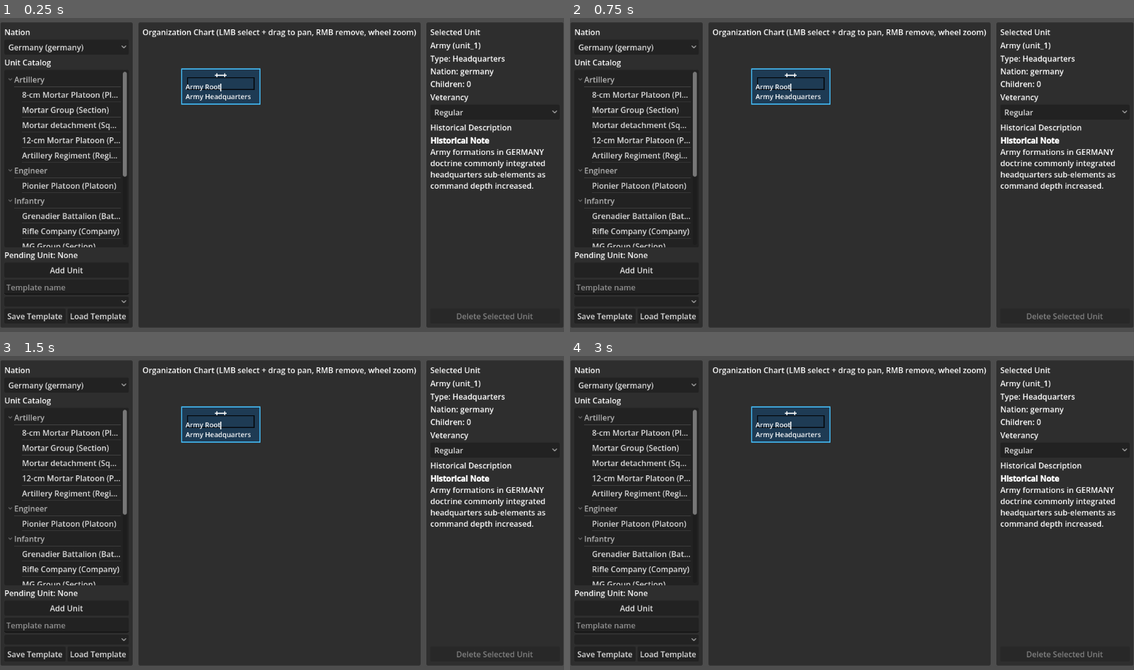
Above: before the commit, frames 1-4 (two rows, left to right).
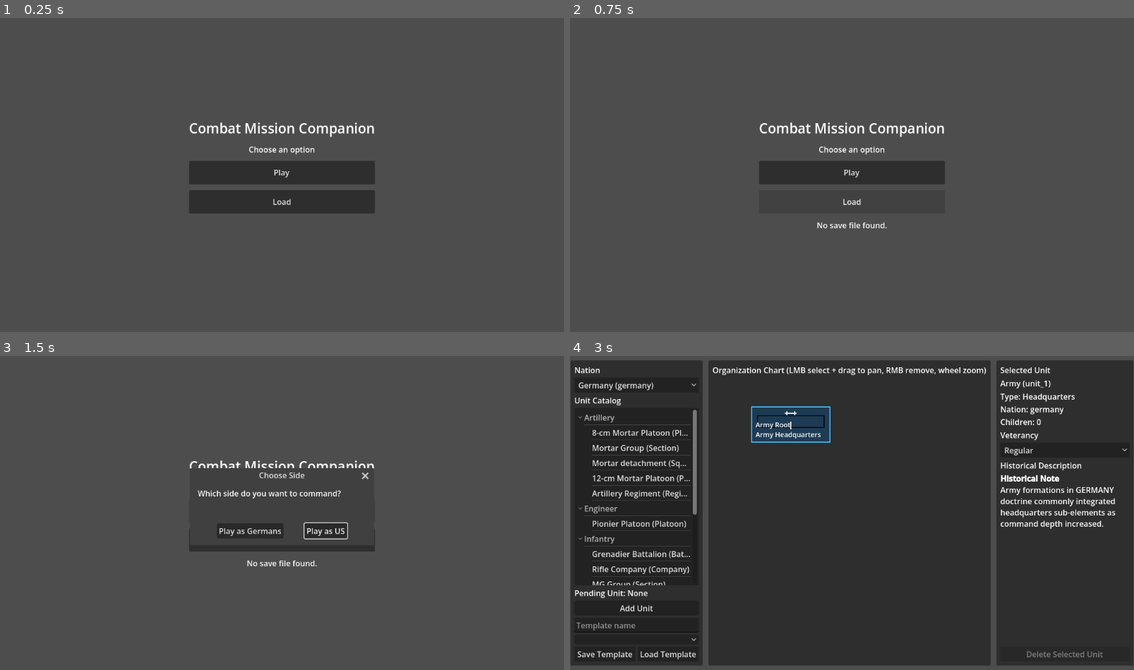
Above: after the commit, the same moments.

Repository: cpt-miche/Combat-Mission-Companion
Game: Godot game, scene res://scenes/Main.tscn
Same seed, same stepped clock (60 frames per second), same inputs: the game is played once before the commit and once after it.
Inputs (mouse positions are in pixels of both pictures, inside the frame that each line leads up to):
- Up to frame 1 (0.25 s): no input
- Up to frame 2 (0.75 s): click (852, 203) at 0.5 s, where only the run after the commit has a clickable "Load"
- Up to frame 3 (1.5 s): click (282, 509) at 1.25 s, where only the run after the commit has a clickable "Play"
- Up to frame 4 (3 s): click (852, 509) at 2 s, where only the run after the commit has a clickable "Play"; click (818, 531) at 2.75 s, where only the run after the commit has a clickable "Play as Germans"

The runs differ from the first frame. In frame 1, 88% of the frame differs, in the area x 0-100%, y 1-99%; in frame 2, 88%; in frame 3, 84%; in frame 4, nothing differs.

Commit message:
Add main menu with play/load flow and nation selection

Diff:
--- a/scenes/Main.gd
+++ b/scenes/Main.gd
@@ -3,6 +3,7 @@
 @onready var screen_container: Control = $ScreenContainer
 
 const PHASE_SCENES := {
+	GameState.Phase.MAIN_MENU: preload("res://scenes/main_menu/MainMenuScreen.tscn"),
 	GameState.Phase.DIVISION_BUILDER: preload("res://scenes/division_builder/DivisionBuilderScreen.tscn"),
 	GameState.Phase.MAP_SETUP: preload("res://scenes/map_setup/MapSetupScreen.tscn"),
 	GameState.Phase.DEPLOYMENT_P1: preload("res://scenes/screens/DeploymentP1Screen.tscn"),
--- /dev/null
+++ b/scenes/main_menu/MainMenuScreen.tscn
@@ -0,0 +1,77 @@
+[gd_scene load_steps=2 format=3]
+
+[ext_resource type="Script" path="res://scripts/ui/main_menu/MainMenuScreen.gd" id="1_main"]
+
+[node name="MainMenuScreen" type="Control"]
+layout_mode = 3
+anchors_preset = 15
+anchor_right = 1.0
+anchor_bottom = 1.0
+grow_horizontal = 2
+grow_vertical = 2
+script = ExtResource("1_main")
+
+[node name="RootMargin" type="MarginContainer" parent="."]
+layout_mode = 1
+anchors_preset = 15
+anchor_right = 1.0
+anchor_bottom = 1.0
+offset_left = 24.0
+offset_top = 24.0
+offset_right = -24.0
+offset_bottom = -24.0
+grow_horizontal = 2
+grow_vertical = 2
+
+[node name="CenterVBox" type="VBoxContainer" parent="RootMargin"]
+layout_mode = 2
+size_flags_horizontal = 4
+size_flags_vertical = 4
+alignment = 1
+theme_override_constants/separation = 12
+
+[node name="Title" type="Label" parent="RootMargin/CenterVBox"]
+layout_mode = 2
+horizontal_alignment = 1
+theme_override_font_sizes/font_size = 28
+text = "Combat Mission Companion"
+
+[node name="Subtitle" type="Label" parent="RootMargin/CenterVBox"]
+layout_mode = 2
+horizontal_alignment = 1
+text = "Choose an option"
+
+[node name="PlayButton" type="Button" parent="RootMargin/CenterVBox"]
+unique_name_in_owner = true
+custom_minimum_size = Vector2(220, 48)
+layout_mode = 2
+text = "Play"
+
+[node name="LoadButton" type="Button" parent="RootMargin/CenterVBox"]
+unique_name_in_owner = true
+custom_minimum_size = Vector2(220, 48)
+layout_mode = 2
+text = "Load"
+
+[node name="StatusLabel" type="Label" parent="RootMargin/CenterVBox"]
+unique_name_in_owner = true
+layout_mode = 2
+horizontal_alignment = 1
+autowrap_mode = 2
+text = ""
+
+[node name="NationDialog" type="ConfirmationDialog" parent="."]
+unique_name_in_owner = true
+title = "Choose Side"
+size = Vector2i(360, 120)
+initial_position = 1
+ok_button_text = "Play as US"
+cancel_button_text = "Play as Germans"
+
+[node name="NationPrompt" type="Label" parent="NationDialog"]
+layout_mode = 0
+offset_left = 16.0
+offset_top = 16.0
+offset_right = 330.0
+offset_bottom = 46.0
+text = "Which side do you want to command?"
--- a/scripts/core/GameState.gd
+++ b/scripts/core/GameState.gd
@@ -1,5 +1,6 @@
 extends Node
 enum Phase {
+	MAIN_MENU,
 	DIVISION_BUILDER,
 	MAP_SETUP,
 	DEPLOYMENT_P1,
@@ -16,7 +17,7 @@
 
 signal phase_changed(new_phase: Phase)
 
-var current_phase: Phase = Phase.DIVISION_BUILDER
+var current_phase: Phase = Phase.MAIN_MENU
 var players: Array[Dictionary] = []
 var current_turn: int = 1
 var territory_map: Dictionary = {}
@@ -24,6 +25,7 @@
 var gameplay_units: Dictionary = {}
 var combat_log_entries: Array[Dictionary] = []
 var pending_casualties: Dictionary = {}
+var selected_nation_id: String = "usa"
 
 func set_phase(phase: Phase) -> void:
 	if current_phase == phase:
@@ -32,7 +34,7 @@
 	emit_signal("phase_changed", current_phase)
 
 func reset() -> void:
-	current_phase = Phase.DIVISION_BUILDER
+	current_phase = Phase.MAIN_MENU
 	players.clear()
 	current_turn = 1
 	territory_map.clear()
@@ -40,4 +42,5 @@
 	gameplay_units.clear()
 	combat_log_entries.clear()
 	pending_casualties.clear()
+	selected_nation_id = "usa"
 	emit_signal("phase_changed", current_phase)
--- a/scripts/ui/division_builder/DivisionBuilderScreen.gd
+++ b/scripts/ui/division_builder/DivisionBuilderScreen.gd
@@ -56,9 +56,17 @@
 		veterancy_selector.set_item_metadata(veterancy_selector.item_count - 1, level)
 
 func _initialize_organization() -> void:
-	var default_nation := "usa"
+	var default_nation := GameState.selected_nation_id
+	if default_nation.is_empty():
+		default_nation = "usa"
 	if nation_selector.item_count > 0:
-		default_nation = String(nation_selector.get_item_metadata(0))
+		var matching_index := 0
+		for i in range(nation_selector.item_count):
+			if String(nation_selector.get_item_metadata(i)) == default_nation:
+				matching_index = i
+				break
+		nation_selector.select(matching_index)
+		default_nation = String(nation_selector.get_item_metadata(matching_index))
 
 	_root_unit = _create_unit("army_root", default_nation, UnitType.Value.HEADQUARTERS, UnitSize.Value.ARMY)
 	_selected_unit = _root_unit
--- /dev/null
+++ b/scripts/ui/main_menu/MainMenuScreen.gd
@@ -0,0 +1,52 @@
+extends Control
+
+@onready var play_button: Button = %PlayButton
+@onready var load_button: Button = %LoadButton
+@onready var status_label: Label = %StatusLabel
+@onready var nation_dialog: ConfirmationDialog = %NationDialog
+
+func _ready() -> void:
+	play_button.pressed.connect(_on_play_pressed)
+	load_button.pressed.connect(_on_load_pressed)
+	nation_dialog.confirmed.connect(_on_play_as_usa)
+	nation_dialog.canceled.connect(_on_play_as_germany)
+
+func _on_play_pressed() -> void:
+	nation_dialog.popup_centered()
+
+func _on_play_as_usa() -> void:
+	_start_new_division_builder_for("usa")
+
+func _on_play_as_germany() -> void:
+	_start_new_division_builder_for("germany")
+
+func _start_new_division_builder_for(nation_id: String) -> void:
+	GameState.reset()
+	GameState.selected_nation_id = nation_id
+	GameState.set_phase(GameState.Phase.DIVISION_BUILDER)
+
+func _on_load_pressed() -> void:
+	var payload := SaveManager.load_current_game()
+	if payload.is_empty():
+		status_label.text = "No save file found."
+		return
+
+	_apply_loaded_payload(payload)
+	status_label.text = "Loaded save. Entering gameplay..."
+	GameState.set_phase(GameState.Phase.GAMEPLAY)
+
+func _apply_loaded_payload(payload: Dictionary) -> void:
+	GameState.current_turn = int(payload.get("turn_number", 1))
+	GameState.terrain_map = (payload.get("terrain", {}) as Dictionary).duplicate(true)
+	GameState.territory_map = (payload.get("territory", {}) as Dictionary).duplicate(true)
+	GameState.pending_casualties = (payload.get("casualties", {}) as Dictionary).duplicate(true)
+	GameState.gameplay_units = _deserialize_units(payload.get("units", {}) as Dictionary)
+
+func _deserialize_units(serialized_units: Dictionary) -> Dictionary:
+	var deserialized := {}
+	for unit_id in serialized_units.keys():
+		var unit := (serialized_units[unit_id] as Dictionary).duplicate(true)
+		var hex_payload := unit.get("hex", {}) as Dictionary
+		unit["hex"] = Vector2i(int(hex_payload.get("x", 0)), int(hex_payload.get("y", 0)))
+		deserialized[unit_id] = unit
+	return deserialized
